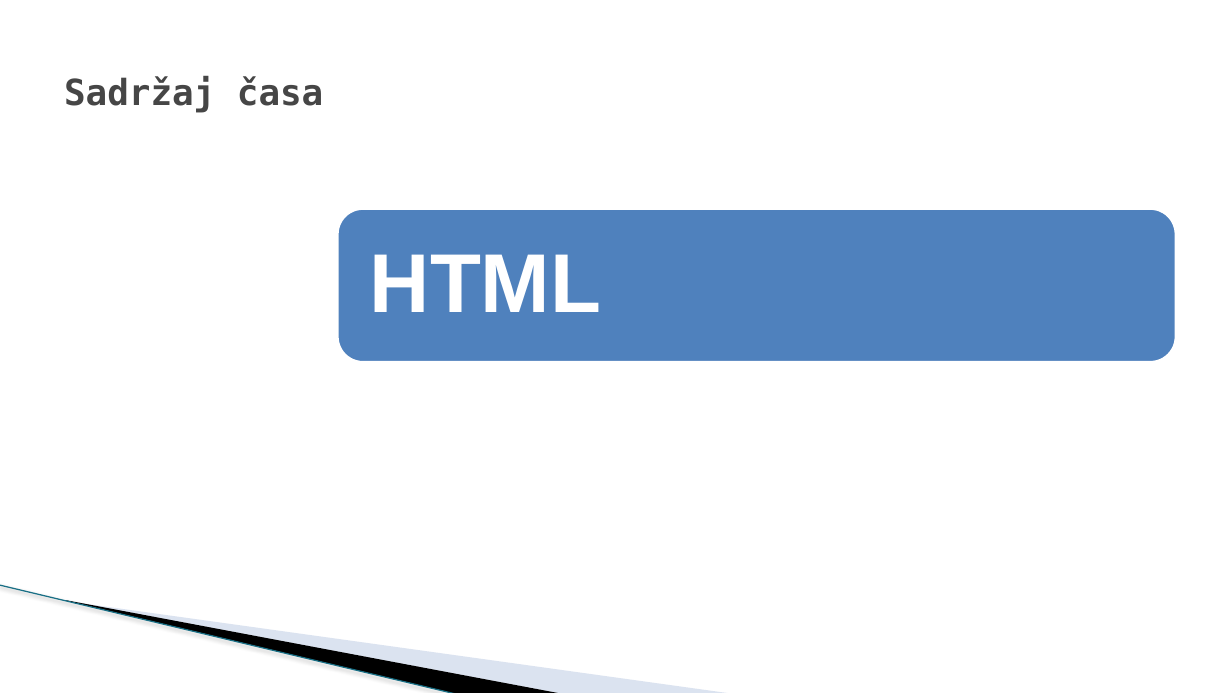
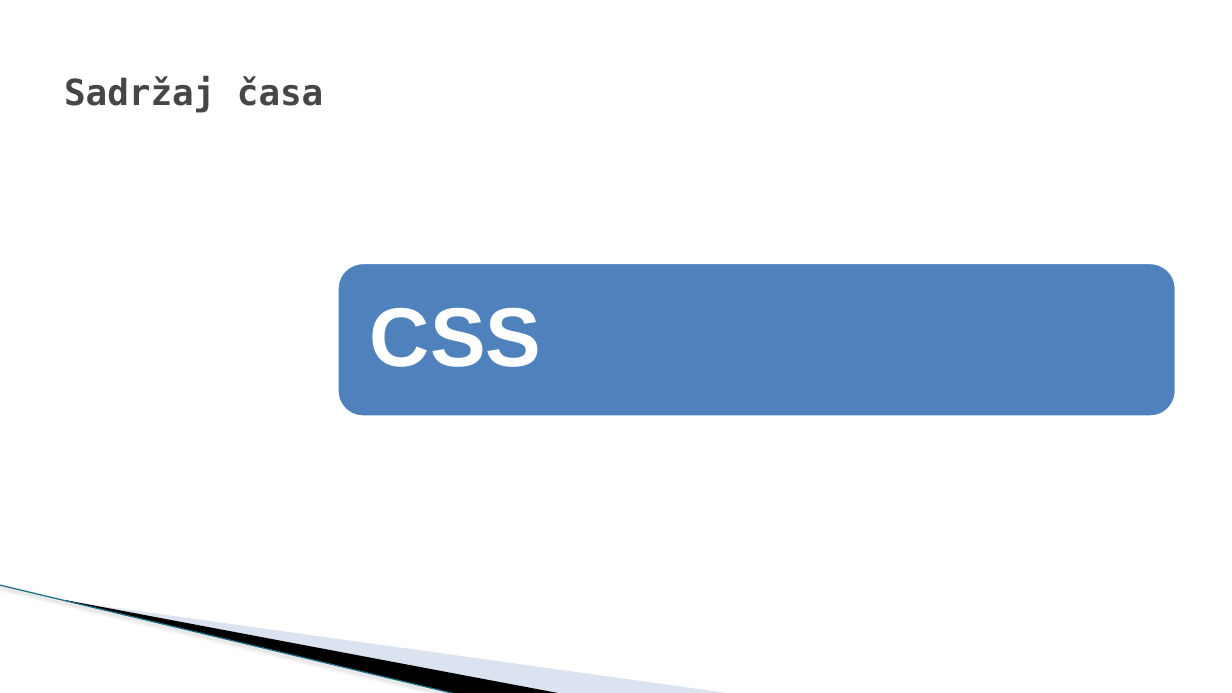
Before and after one commit to todalexcode/kurs-front-end, a slide deck: slide 2 of sesija-22/PPT/Front-End Developer-22.pptx. Drawn at 1232x693 pixels with LibreOffice and Linux fonts; fonts in the diff are those of the drawing; background and template pictures are left out. Boxes give left, top, right and bottom in pixels: in the first picture for what was removed or moved away, otherwise in the second. Text is boxed around its words. In the diff, an @@ line names an element or a change of style, - is before the commit and + after.

```diff
--- a/sesija-22/PPT/Front-End Developer-22.pptx
+++ b/sesija-22/PPT/Front-End Developer-22.pptx
@@ rounded rectangle: place and size @@
-rounded rectangle at <box>337,209,1177,362</box>
+rounded rectangle at <box>337,263,1177,417</box>
@@ text removed at <box>370,254,601,312</box> @@
-HTML
@@ text added at <box>370,308,541,367</box>, 65 pt, text #FFFFFF, bold @@
+CSS
```
Also in this commit, not shown: 1 other slide changed, 12 slides added, 2 slides removed, 8 other files.
